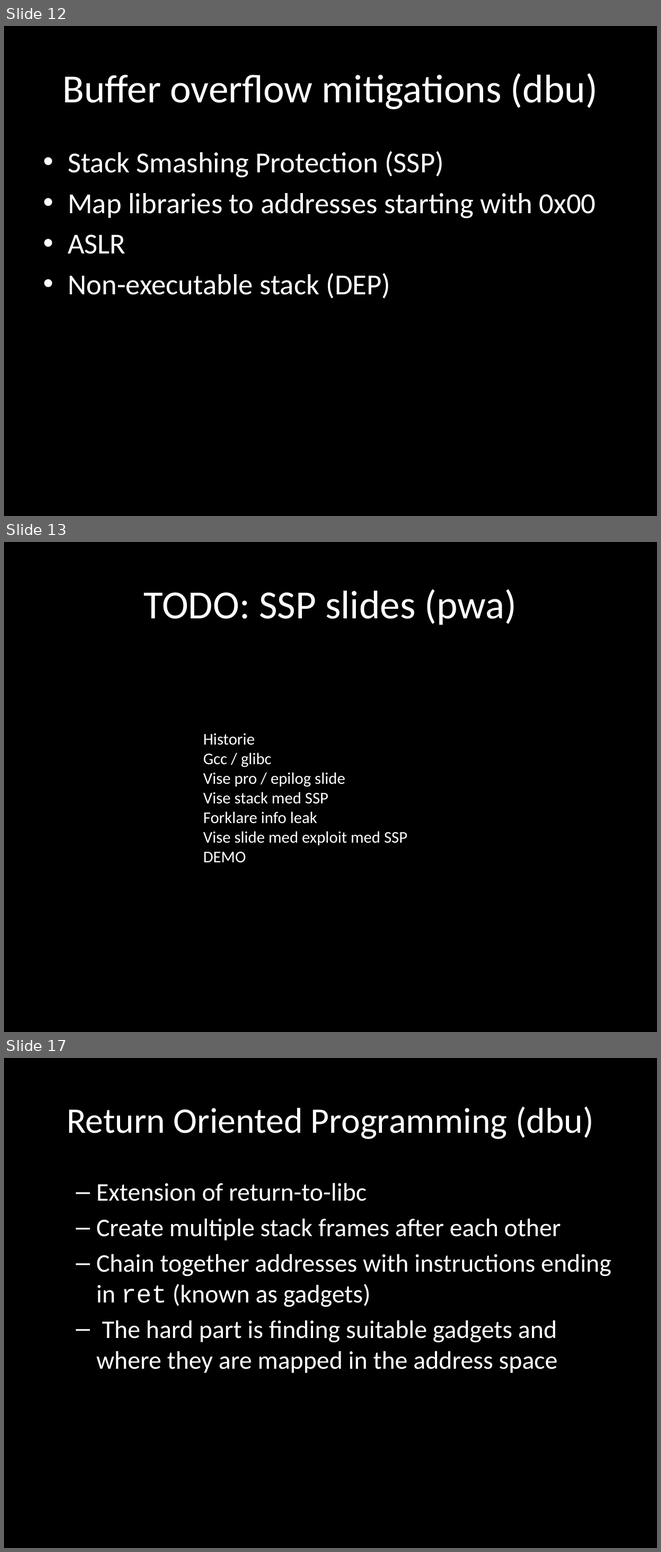
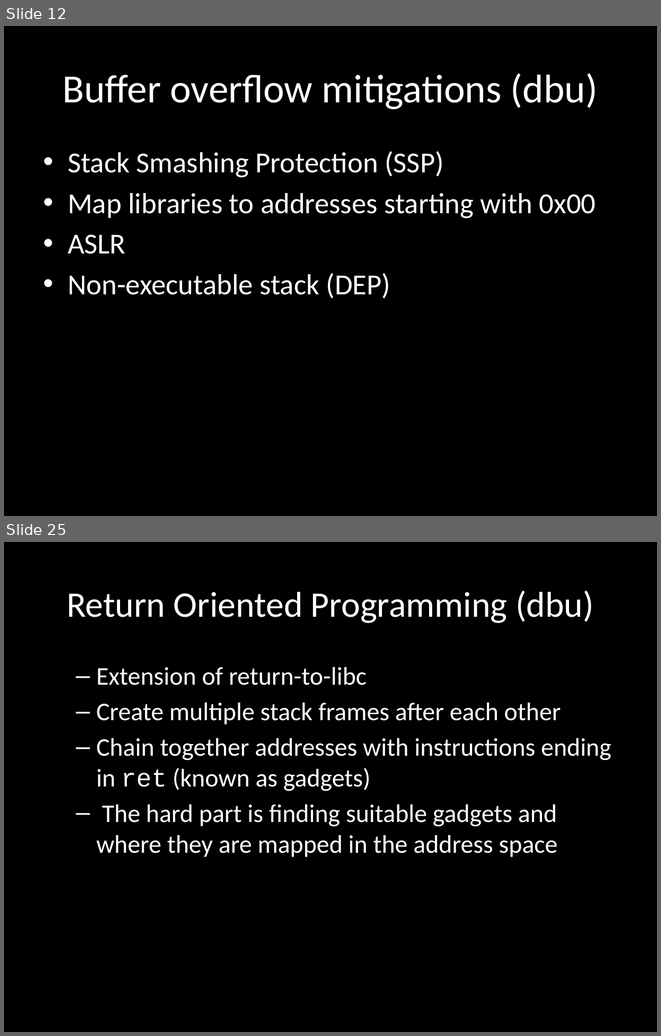
Before and after one commit to wuurrd/techzonepresentation, a slide deck: presentation.pptx. Shown one above the other, each under a label of ours: slides 12, 13 and 17 before the commit, slides 12 and 25 after it; the slides between them are not shown. The pictures are 661x1552 and 661x1036 pixels, drawn with LibreOffice and Linux fonts; fonts in the diff are those of the drawing. Boxes give left, top, right and bottom in pixels: in the first picture for what was removed or moved away, otherwise in the second. Text is boxed around its words. In the diff, an @@ line names an element or a change of style, - is before the commit and + after.

```diff
--- a/presentation.pptx
+++ b/presentation.pptx
@@ slide 13 removed at (4, 542, 657, 1032), background #000000 @@
@@ title removed at (144, 589, 517, 625) @@
-TODO: SSP slides (pwa)
@@ text removed at (203, 733, 407, 863) @@
-Historie
-Gcc / glibc
-Vise pro / epilog slide
-Vise stack med SSP
-Forklare info leak
-Vise slide med exploit med SSP
-DEMO
@@ what was slide 17 is now slide 25 @@
```
Also in this commit, not shown: 2 slides changed, 13 slides added, 4 other slides removed.
